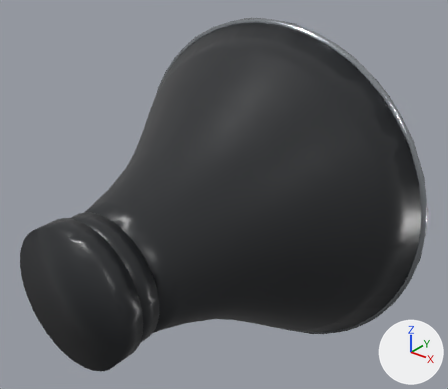
A saved change to the glTF model assets/studio_equipment/studio_rig_v01/runtime/lod/profoto_magnum_100624_lod2.glb.
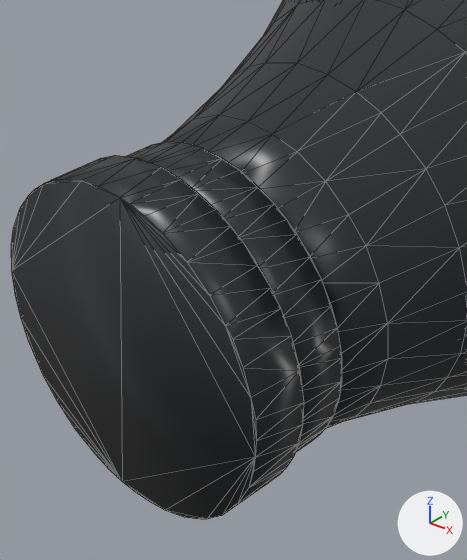
Each version is shown whole from a 50 mm camera at (0.335, -0.08, 2.113) aimed at (0.018, 0.317, 1.867), then close up on the part from 3% to 47% of the width and 39% to 100% of the height. Lighting does not change. The marker at lower right points along +X, +Y and +Z. The first two pictures are the older version. The close-ups show mesh edges as thin lines. Where no turn or scale is listed for an object, it has been applied to the vertices.

In view in the first close-up: 'MAGNUM_COLLAR_FRONT', 'MAGNUM_COLLAR_REAR', 'MAGNUM_OUTER_SHELL'.
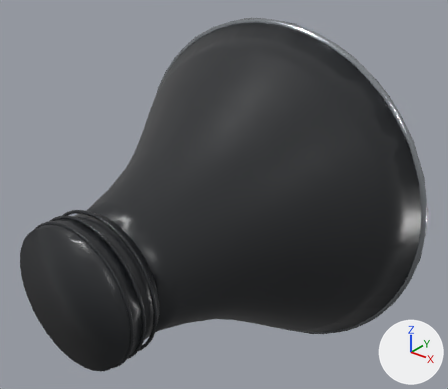
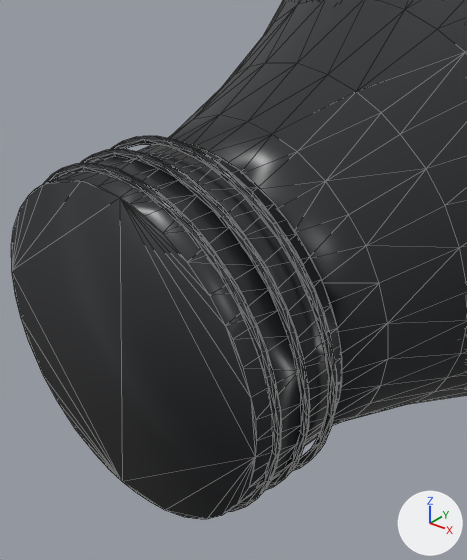
Scene script edits in JSON lines:
```json
{"op": "add", "block": "me_torus_011", "code": ["me_torus_011 = bpy.data.meshes.new('Torus.011')", "me_torus_011.from_pydata(...)  # 276 vertices, 552 faces; spans x -0.0618..0.0618, y -0.0015..0.0015, z -0.0619..0.0619", "me_torus_011.materials.append(mat_mat_black_powder)  # black #24272a"]}
{"op": "add", "block": "ob_magnum_collar_rib_03", "code": ["ob_magnum_collar_rib_03 = bpy.data.objects.new('MAGNUM_COLLAR_RIB_03', me_torus_011)", "ob_magnum_collar_rib_03.location = (0.0, 0.182, 1.835)"]}
{"op": "add", "block": "ob_magnum_collar_rib_02", "code": ["ob_magnum_collar_rib_02 = bpy.data.objects.new('MAGNUM_COLLAR_RIB_02', me_torus_011.copy())", "ob_magnum_collar_rib_02.location = (0.0, 0.17, 1.835)"]}
{"op": "add", "block": "ob_magnum_collar_rib_01", "code": ["ob_magnum_collar_rib_01 = bpy.data.objects.new('MAGNUM_COLLAR_RIB_01', me_torus_011.copy())", "ob_magnum_collar_rib_01.location = (0.0, 0.158, 1.835)"]}
```

Where the change shows, as pixel boxes (x1, y1, x2, y2) in the close-ups (467 x 560 px):
```json
{"object": "MAGNUM_COLLAR_RIB_01", "change": "added", "after": [43, 163, 282, 512]}
{"object": "MAGNUM_COLLAR_RIB_03", "change": "added", "after": [110, 136, 337, 470]}
{"object": "MAGNUM_COLLAR_RIB_02", "change": "added", "after": [80, 149, 310, 490]}
```
